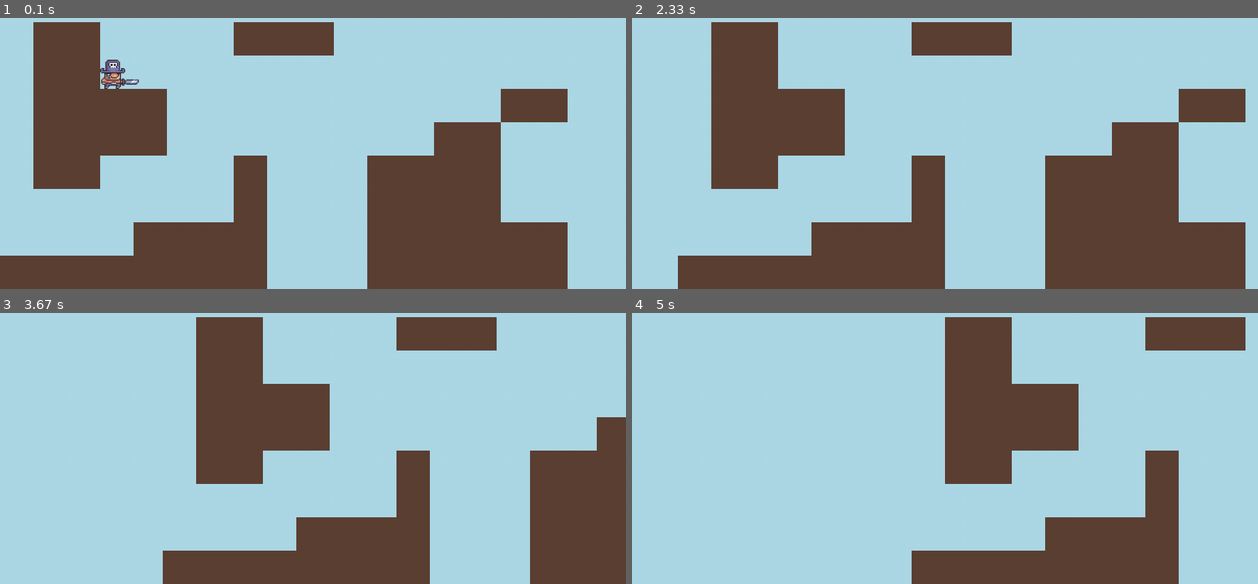
Above: before the commit, frames 1-4 (two rows, left to right).
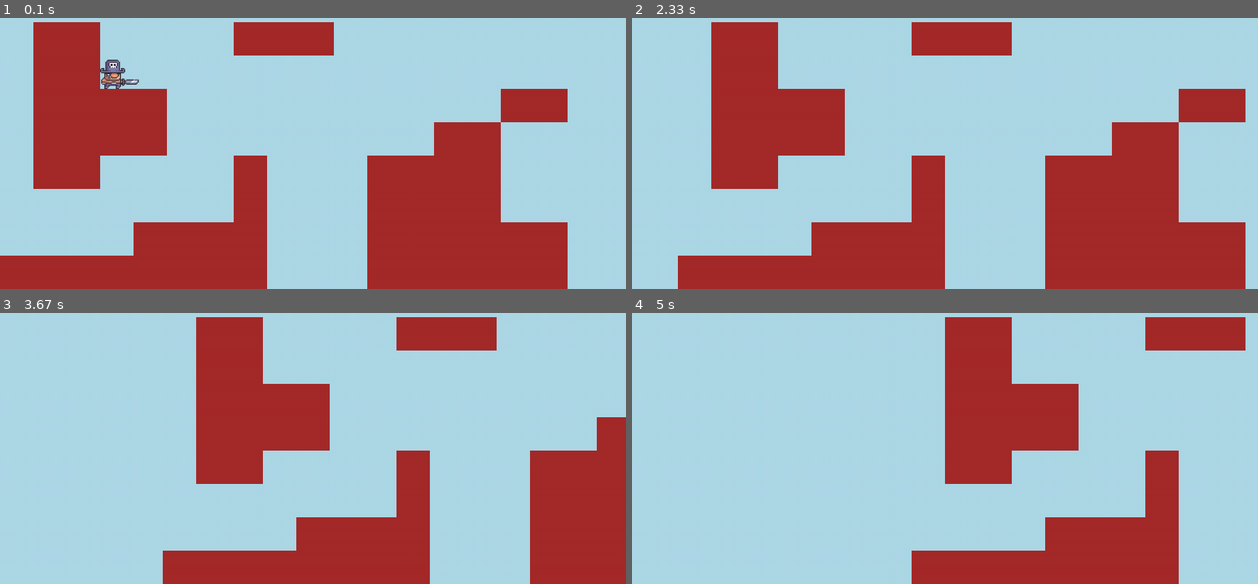
Above: after the commit, the same moments.

Repository: odabasi52/PyGame-2DPlatformerTest
Game: pygame game, started from main.py
The game is run twice, just before and just after one commit, with the same random seed, the same clock (stepped at 60 frames per second) and the same inputs.
Inputs:
- Up to frame 1 (0.1 s): no input
- Up to frame 2 (2.33 s): hold Right 0.33-0.8 s; hold Right 0.83-1.3 s; tap Space at 0.9, 1.2, 1.4, 1.7, 1.97, 2.27 s; hold Left 1.33-1.87 s; hold Left 1.9-2.3 s
- Up to frame 3 (3.67 s): hold Left 3-3.47 s; tap Space at 3.07, 3.37 s
- Up to frame 4 (5 s): hold Left from 4.5 s (still down); tap Space at 4.57, 4.87 s

The runs differ from the first frame. In frame 1, 36% of the frame differs, in the area x 0-91%, y 1-100%; in frame 2, 36%; in frame 3, 28%; in frame 4, 20%.

Commit message:
son hali

Diff:
--- a/player.py
+++ b/player.py
@@ -17,7 +17,7 @@
         self.direction = pygame.math.Vector2(0, 0)  # no movement initially because (x, y) is set to (0, 0)
         self.speed = 8
         self.gravity = 0.8
-        self.jump_speed = -16
+        self.jump_speed = -14
 
     def import_charactes_assets(self):
         character_path = "graphics/character/"
--- a/tiles.py
+++ b/tiles.py
@@ -5,7 +5,7 @@
         super().__init__()
         # create a surface
         self.image = pygame.Surface((size, size))
-        self.image.fill(0x5C4033)
+        self.image.fill("brown")
         self.rect = self.image.get_rect(topleft = pos)
 
     def update(self, x_shift):
